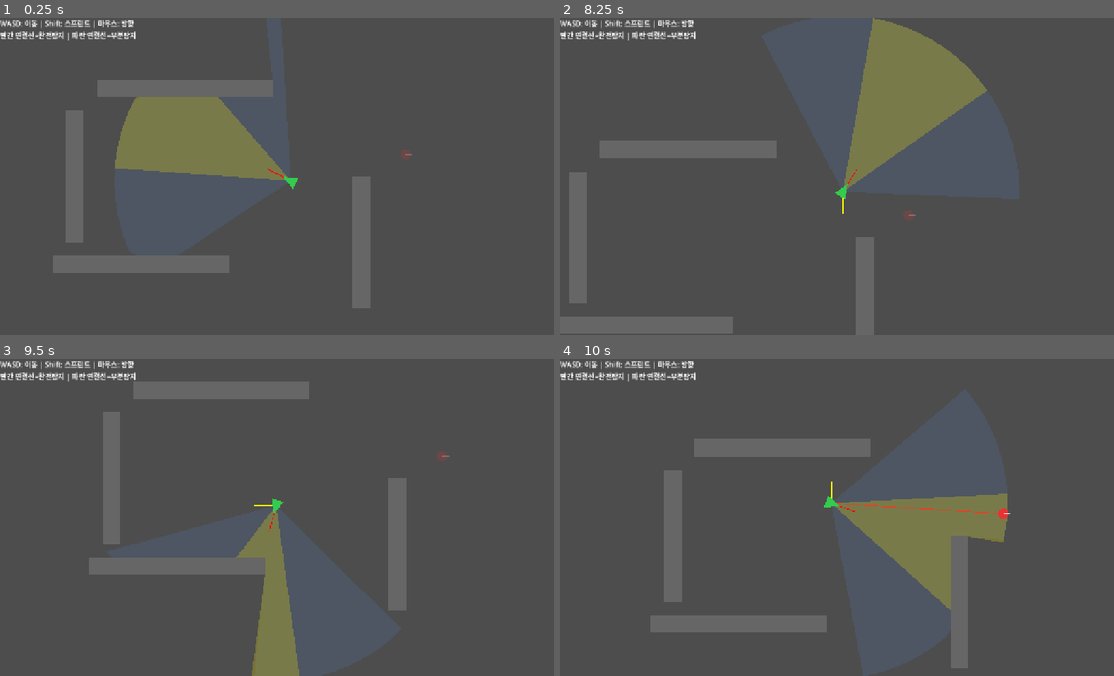
Above: before the commit, frames 1-4 (two rows, left to right).
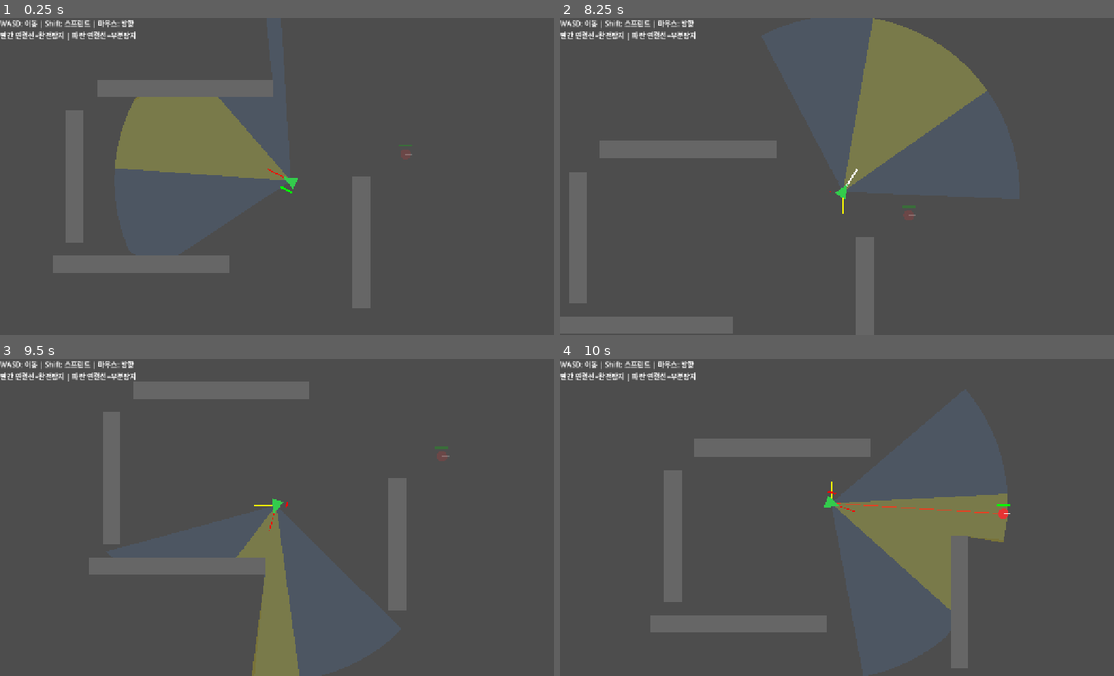
Above: after the commit, the same moments.

Repository: RiffRain3569/Game-Alpha
Game: Godot game, scene res://scenes/main.tscn
Same seed, same stepped clock (60 frames per second), same inputs: the game is played once before the commit and once after it.
Inputs (mouse positions are in pixels of both pictures, inside the frame that each line leads up to):
- Up to frame 1 (0.25 s): no input
- Up to frame 2 (8.25 s): move the mouse to (964, 160) at 0.52 s; hold D (move_right) 0.53-1.28 s; click (964, 160) at 0.6 s; move the mouse to (731, 192) at 1.27 s; hold S (move_down) 1.28-2.03 s; click (731, 192) at 1.35 s; move the mouse to (897, 106) at 2.02 s; hold D (move_right) 2.03-2.78 s; hold Shift (sprint) 2.03-2.78 s; click (897, 106) at 2.3 s; tap Enter at 2.75 s; move the mouse to (814, 239) at 2.77 s; hold W (move_up) 2.78-3.53 s; click (814, 239) at 2.85 s; move the mouse to (1014, 224) at 3.52 s; hold A (move_left) 3.53-5.03 s; click (1014, 224) at 3.6 s; move the mouse to (670, 128) at 4.27 s; tap Shift (sprint) at 4.35 s; click (670, 128) at 4.55 s; move the mouse to (870, 176) at 5.02 s; hold S (move_down) 5.03-5.78 s; click (870, 176) at 5.1 s; move the mouse to (759, 97) at 5.77 s; hold D (move_right) 5.78-6.53 s; click (759, 97) at 5.85 s; move the mouse to (964, 160) at 6.52 s; hold W (move_up) 6.53-7.28 s; hold Shift (sprint) 6.53-7.28 s; click (964, 160) at 6.8 s; move the mouse to (731, 192) at 7.27 s; hold D (move_right) 7.28-8.03 s; click (731, 192) at 7.35 s; move the mouse to (897, 106) at 8.02 s; hold S (move_down) from 8.03 s (still down); click (897, 106) at 8.1 s
- Up to frame 3 (9.5 s): move the mouse to (254, 580) at 8.77 s; release S (move_down) at 8.78 s; hold A (move_left) from 8.78 s (still down); tap Shift (sprint) at 8.85 s; click (254, 580) at 9.05 s
- Up to frame 4 (10 s): move the mouse to (1014, 565) at 9.52 s; release A (move_left) at 9.53 s; hold W (move_up) from 9.53 s (still down); click (1014, 565) at 9.6 s

The runs differ from the first frame. In frame 1, less than 0.1% of the frame differs, in the area x 50-75%, y 40-56%; in frame 2, less than 0.1%, in the area x 48-65%, y 47-60%; in frame 3, less than 0.1%; in frame 4, less than 0.1%.

Commit message:
feat: [M3] 각목 공격 + 각도 배율 데미지 + 체력
- 좌클릭 근접 공격 (사거리 60, 전방 30° 판정)
- 피격 각도별 데미지 보간 (후면 50 / 측면 30 / 정면 17.5)
- 체력 시스템 + 쿨다운 3초
- 데미지 팝업 + 체력바 + 쿨다운 게이지 디버그 표시

Co-Authored-By: Claude Opus 4.6 (1M context) <noreply@anthropic.com>

Diff:
--- a/scripts/dummy.gd
+++ b/scripts/dummy.gd
@@ -1,11 +1,65 @@
 class_name Dummy
 extends StaticBody2D
 
+@export var max_health: float = 100.0
 @export var dummy_color: Color = Color(0.9, 0.2, 0.2, 1.0)
+
+var health: float = 100.0
+var _damage_popups: Array[Dictionary] = []
 
 func _ready() -> void:
 	add_to_group("targets")
+	health = max_health
+
+
+func take_damage(amount: float, from_pos: Vector2) -> void:
+	health -= amount
+	_damage_popups.append({
+		"value": amount,
+		"timer": 1.5,
+		"offset": Vector2(randf_range(-20, 20), -30),
+	})
+	queue_redraw()
+
+	if health <= 0.0:
+		health = 0.0
+		_on_down()
+
+
+func _on_down() -> void:
+	modulate = Color(0.3, 0.3, 0.3, 0.5)
+
+
+func _process(delta: float) -> void:
+	var changed := false
+	for i in range(_damage_popups.size() - 1, -1, -1):
+		_damage_popups[i].timer -= delta
+		_damage_popups[i].offset.y -= 40.0 * delta
+		if _damage_popups[i].timer <= 0.0:
+			_damage_popups.remove_at(i)
+		changed = true
+	if changed:
+		queue_redraw()
+
 
 func _draw() -> void:
+	if health <= 0.0:
+		draw_circle(Vector2.ZERO, 12.0, Color(0.3, 0.3, 0.3, 0.5))
+		return
+
 	draw_circle(Vector2.ZERO, 12.0, dummy_color)
 	draw_line(Vector2.ZERO, Vector2(16, 0), Color.WHITE, 2.0)
+
+	# 체력 바
+	var bar_width: float = 30.0
+	var bar_start := Vector2(-bar_width * 0.5, -22)
+	draw_rect(Rect2(bar_start, Vector2(bar_width, 4)), Color(0.2, 0.2, 0.2, 0.8))
+	var hp_ratio := health / max_health
+	var hp_color := Color.GREEN if hp_ratio > 0.5 else Color(1.0, 0.5, 0.0) if hp_ratio > 0.25 else Color.RED
+	draw_rect(Rect2(bar_start, Vector2(bar_width * hp_ratio, 4)), hp_color)
+
+	# 데미지 팝업
+	for popup in _damage_popups:
+		var font := ThemeDB.fallback_font
+		var text := "%.0f" % popup.value
+		draw_string(font, popup.offset, text, HORIZONTAL_ALIGNMENT_CENTER, -1, 14, Color.WHITE)
--- a/scripts/player.gd
+++ b/scripts/player.gd
@@ -1,14 +1,23 @@
 extends CharacterBody2D
 
+@export_group("Movement")
 @export var move_speed: float = 300.0
 @export var sprint_multiplier: float = 1.8
 
+@export_group("Melee Attack")
+@export var attack_range: float = 60.0
+@export var attack_cooldown: float = 3.0
+@export var damage_back: float = 50.0
+@export var damage_side: float = 30.0
+@export var damage_front: float = 17.5
+
 var input_direction: Vector2 = Vector2.ZERO
+var _cooldown_remaining: float = 0.0
 
 @onready var _vision_cone: VisionCone = $VisionCone
 
 
-func _physics_process(_delta: float) -> void:
+func _physics_process(delta: float) -> void:
 	input_direction = Input.get_vector("move_left", "move_right", "move_up", "move_down")
 
 	var speed := move_speed
@@ -20,6 +29,12 @@
 
 	var mouse_pos := get_global_mouse_position()
 	rotation = (mouse_pos - global_position).angle()
+
+	if _cooldown_remaining > 0.0:
+		_cooldown_remaining -= delta
+
+	if Input.is_action_just_pressed("attack") and _cooldown_remaining <= 0.0:
+		_perform_attack()
 
 	var targets: Array[Node2D] = []
 	for node in get_tree().get_nodes_in_group("targets"):
@@ -38,6 +53,40 @@
 					result.target.modulate.a = 0.2
 
 
+func _perform_attack() -> void:
+	_cooldown_remaining = attack_cooldown
+
+	for node in get_tree().get_nodes_in_group("targets"):
+		if node == self or not node is Node2D:
+			continue
+		var to_target: Vector2 = node.global_position - global_position
+		var distance := to_target.length()
+		if distance > attack_range:
+			continue
+
+		var attack_angle_diff := absf(wrapf(to_target.angle() - rotation, -PI, PI))
+		if attack_angle_diff > deg_to_rad(30.0):
+			continue
+
+		var damage := _calc_angle_damage(node)
+		if node.has_method("take_damage"):
+			node.take_damage(damage, global_position)
+
+
+func _calc_angle_damage(target: Node2D) -> float:
+	var attack_dir: Vector2 = Vector2.RIGHT.rotated(rotation)
+	var target_facing: Vector2 = Vector2.RIGHT.rotated(target.rotation)
+	var dot: float = attack_dir.dot(target_facing)
+	# dot=1: 같은 방향(후면 공격), dot=-1: 마주봄(정면 공격)
+	var t: float = (dot + 1.0) * 0.5  # 0=정면, 1=후면
+	if t > 0.66:
+		return lerpf(damage_side, damage_back, (t - 0.66) / 0.34)
+	elif t > 0.33:
+		return lerpf(damage_front, damage_side, (t - 0.33) / 0.33)
+	else:
+		return lerpf(damage_front * 0.85, damage_front, t / 0.33)
+
+
 func _draw() -> void:
 	_vision_cone.draw_debug(self)
 
@@ -45,6 +94,18 @@
 		draw_line(Vector2.ZERO, input_direction.rotated(-rotation) * 50.0, Color.YELLOW, 2.0)
 	draw_line(Vector2.ZERO, Vector2(60, 0), Color.RED, 1.5)
 
+	# 각목 히트박스 (쿨��운 직후 잠깐 표시)
+	if _cooldown_remaining > attack_cooldown - 0.15:
+		var hit_end := Vector2(attack_range, 0)
+		draw_line(Vector2.ZERO, hit_end, Color.WHITE, 4.0)
+
+	# 쿨다운 게이지
+	var cd_ratio := clampf(_cooldown_remaining / attack_cooldown, 0.0, 1.0)
+	var bar_start := Vector2(-15, -25)
+	draw_rect(Rect2(bar_start, Vector2(30, 4)), Color(0.3, 0.3, 0.3, 0.8))
+	var cd_color := Color.RED if cd_ratio > 0.0 else Color.GREEN
+	draw_rect(Rect2(bar_start, Vector2(30 * (1.0 - cd_ratio), 4)), cd_color)
+
 
 func _process(_delta: float) -> void:
 	queue_redraw()
